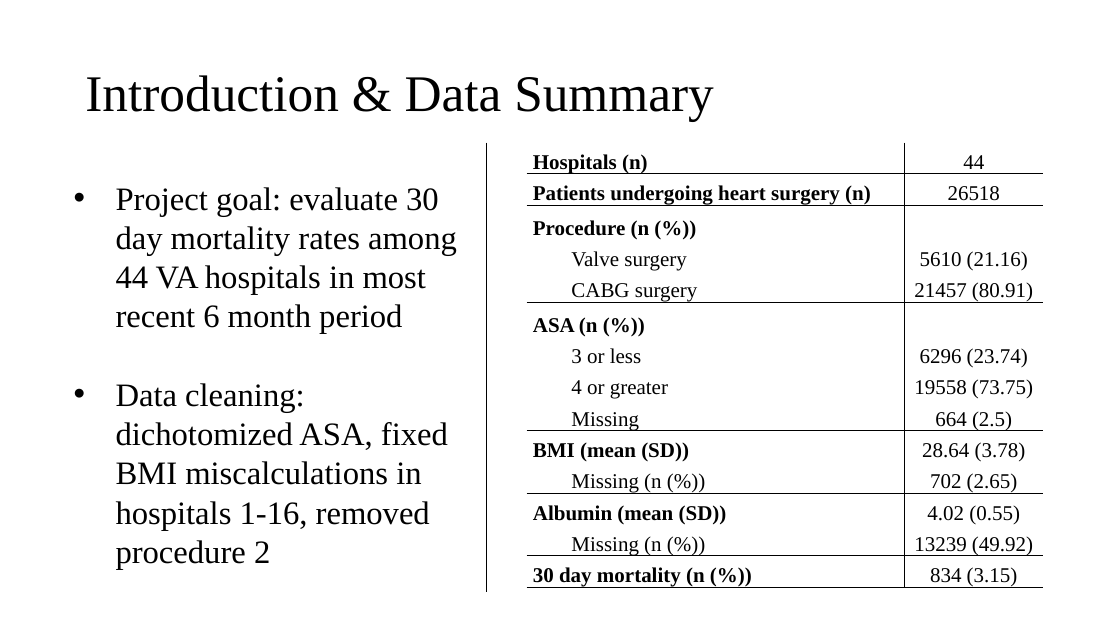
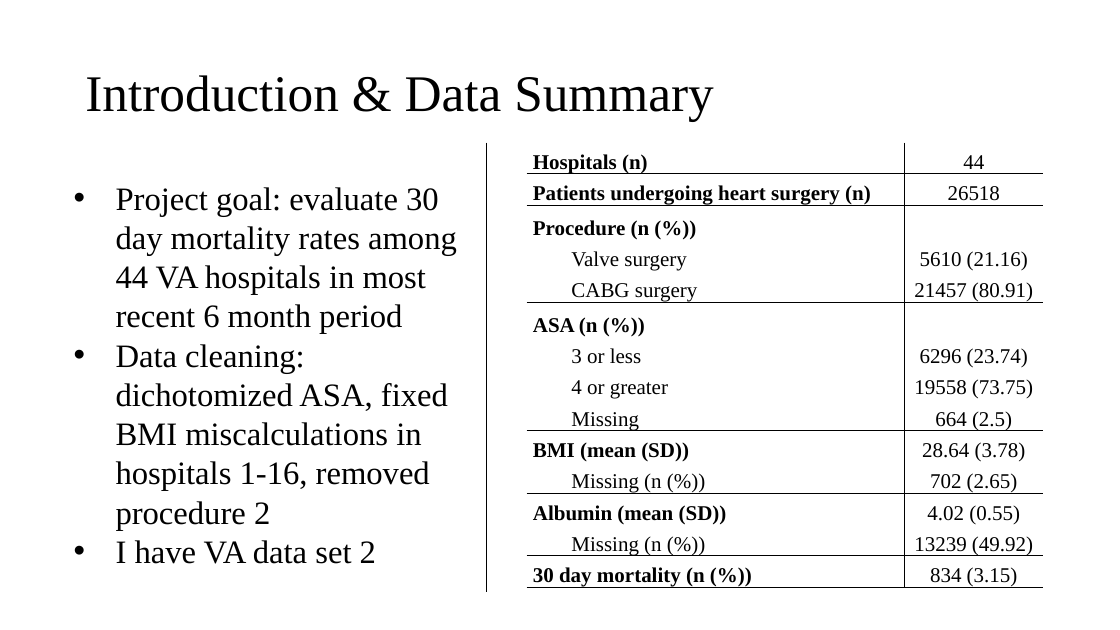
Before and after one commit to johnsra3/bios6623-johnsra3, a slide deck: slide 2 of Project2/Reports/Project 2 Final Presentation.pptx. Drawn at 1120x630 pixels with LibreOffice and Linux fonts; fonts in the diff are those of the drawing. Boxes give left, top, right and bottom in pixels: in the first picture for what was removed or moved away, otherwise in the second. Text is boxed around its words. In the diff, an @@ line names an element or a change of style, - is before the commit and + after.

```diff
--- a/Project2/Reports/Project 2 Final Presentation.pptx
+++ b/Project2/Reports/Project 2 Final Presentation.pptx
@@ text at (116,540,376,564): paragraph added @@
+• I have VA data set 2
```
Also in this commit, not shown: 5 other slides changed, 1 other file.
